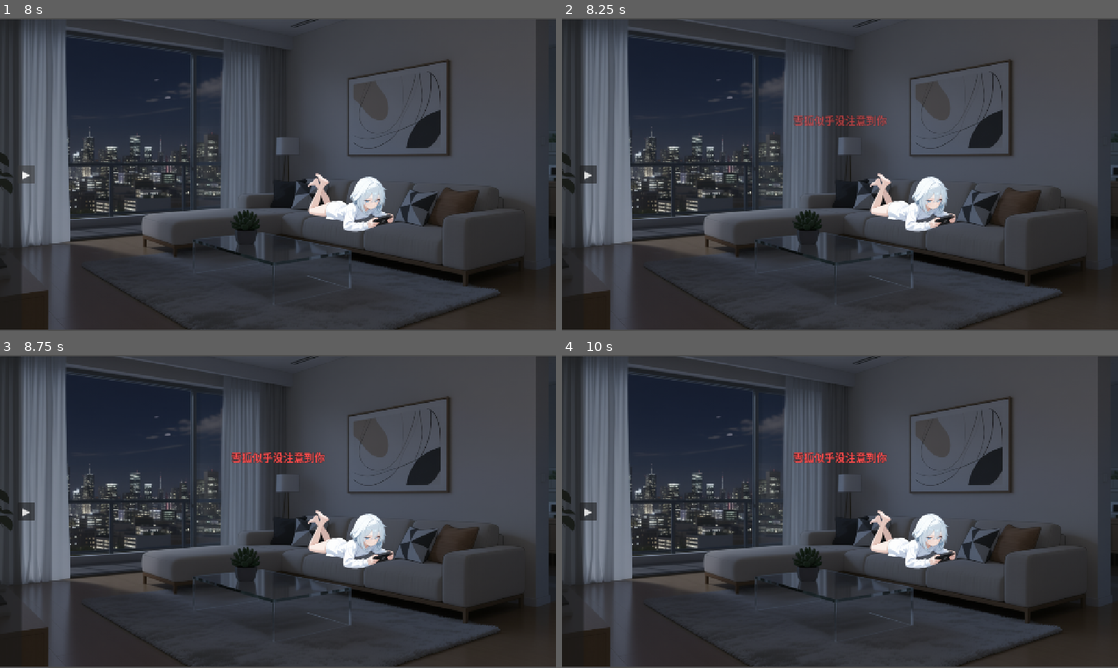
Above: before the commit, frames 1-4 (two rows, left to right).
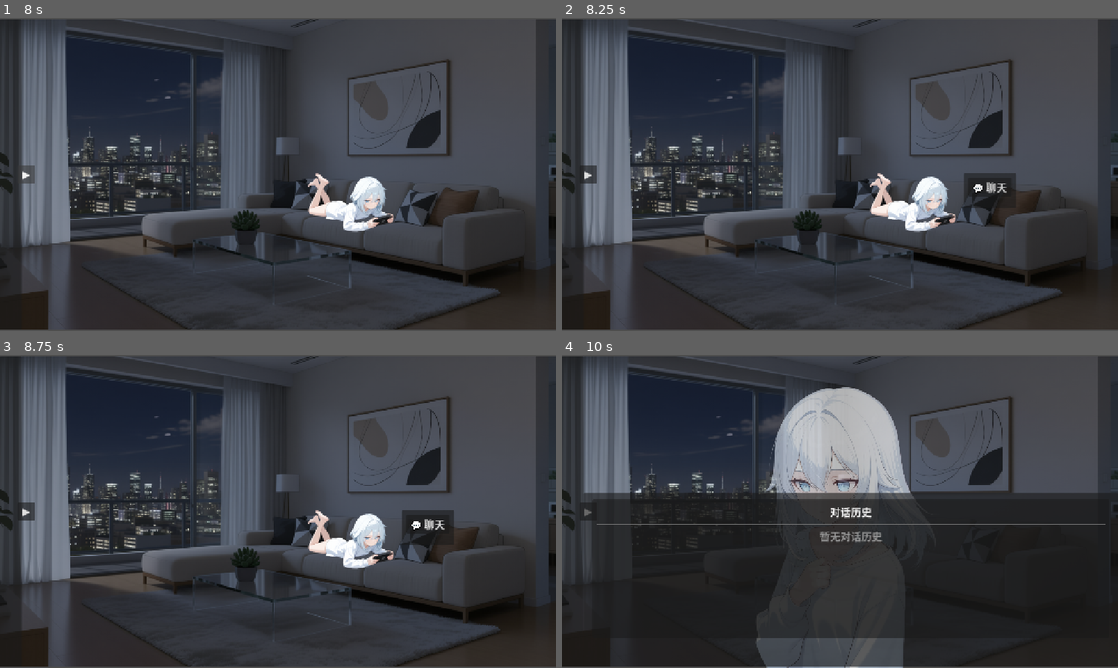
Above: after the commit, the same moments.

Repository: xhc2008/CABM-ED
Game: Godot game, scene res://scenes/game_launcher.tscn
The game is run twice, just before and just after one commit, with the same random seed, the same clock (stepped at 60 frames per second) and the same inputs.
Inputs (mouse positions are in pixels of both pictures, inside the frame that each line leads up to):
- Up to frame 1 (8 s): tap Enter at 0.5, 2.75 s; move the mouse to (400, 158) at 0.52 s; tap 1 at 0.6 s; click (400, 158) at 0.67 s; drag from (166, 190) to (250, 237) at 1.27 s; tap Space at 2, 3.5 s; move the mouse to (333, 105) at 2.02 s; tap 3 at 2.1 s; click (333, 105) at 2.17 s; drag from (250, 237) to (111, 127) at 2.77 s; move the mouse to (444, 221) at 3.52 s; tap 5 at 3.6 s; click (444, 221) at 3.67 s; click "继续" at 4.25 s; click (278, 111) at 5.02 s; type "Alex" at 5.1 s; click (278, 196) at 5.25 s; type "12" at 5.33 s; click "开始游戏" at 5.75 s; click (350, 202) at 6.5 s; click "▶" at 7.25 s
- Up to frame 2 (8.25 s): click (912, 202) at 8 s
- Up to frame 3 (8.75 s): no input
- Up to frame 4 (10 s): click (990, 524) at 8.75 s, where only the run after the commit has a clickable "💬 聊天"; click (1056, 630) at 9.5 s, where only the run after the commit has a clickable "历史"

Frame 1 is identical in both runs. In frame 2, 1.0% of the frame differs, in the area x 41-82%, y 31-61%; in frame 3, 1.1%; in frame 4, 33%, in the area x 4-100%, y 10-100%.

Commit message:
fix: 初始密钥，冷却时间

Diff:
--- a/scripts/event_helpers.gd
+++ b/scripts/event_helpers.gd
@@ -17,8 +17,8 @@
 	var chance = (base_willingness + current_willingness - 100.0) / 100.0
 
 	# 应用修正
-	chance += get_mood_modifier()
-	chance += get_energy_modifier()
+	# chance += get_mood_modifier()
+	# chance += get_energy_modifier()
 
 	# 限制在 0-1 范围
 	return clamp(chance, 0.0, 1.0)
--- a/scripts/event_manager.gd
+++ b/scripts/event_manager.gd
@@ -63,7 +63,7 @@
 		return EventResult.new(false, helpers.get_character_name() + "似乎没注意到你")
 
 	# 计算成功率
-	var base_willingness = 150
+	var base_willingness = 170
 	var success_chance = helpers.calculate_success_chance(base_willingness)
 	var success = randf() < success_chance
 
@@ -73,7 +73,8 @@
 	if success:
 		# result.affection_change = randi_range(1, 3)
 		# result.willingness_change = randi_range(-5, 10)
-		_set_cooldown("character_clicked", 5.0)
+		# _set_cooldown("character_clicked", 5.0)
+		pass
 	else:
 		result.message = helpers.get_character_name() + "似乎没注意到你"
 		_set_cooldown("character_clicked", 10.0)
@@ -99,7 +100,7 @@
 	if success:
 		result.affection_change = randi_range(-1, 5)
 		result.willingness_change = randi_range(-5, 5)
-		_set_cooldown("user_start_chat", 3.0)
+		# _set_cooldown("user_start_chat", 3.0)
 	else:
 		result.message = helpers.get_character_name() + "不想理你"
 		_set_cooldown("user_start_chat", 15.0)
--- a/scripts/initial_setup.gd
+++ b/scripts/initial_setup.gd
@@ -78,11 +78,11 @@
 		print("角色名称已保存: ", character_name)
 
 func _save_api_key(api_key: String):
-	"""保存API密钥"""
-	var keys_path = "user://api_keys.json"
+	"""保存API密钥（使用新格式）"""
+	var keys_path = "user://ai_keys.json"
 	var keys = {
-		"openai_api_key": api_key,
-		"api_base_url": "https://api.openai.com/v1"
+		"mode": "simple",
+		"api_key": api_key
 	}
 
 	var file = FileAccess.open(keys_path, FileAccess.WRITE)
@@ -90,6 +90,12 @@
 		file.store_string(JSON.stringify(keys, "\t"))
 		file.close()
 		print("API密钥已保存")
+
+		# 重新加载AI服务配置
+		if has_node("/root/AIService"):
+			var ai_service = get_node("/root/AIService")
+			ai_service._load_api_key()
+			print("AI服务已重新加载配置")
 
 func _create_initial_save(user_name: String, character_name: String):
 	"""创建初始存档"""
Not shown, changed: export_presets.cfg
Not shown, changed: .gitignore
